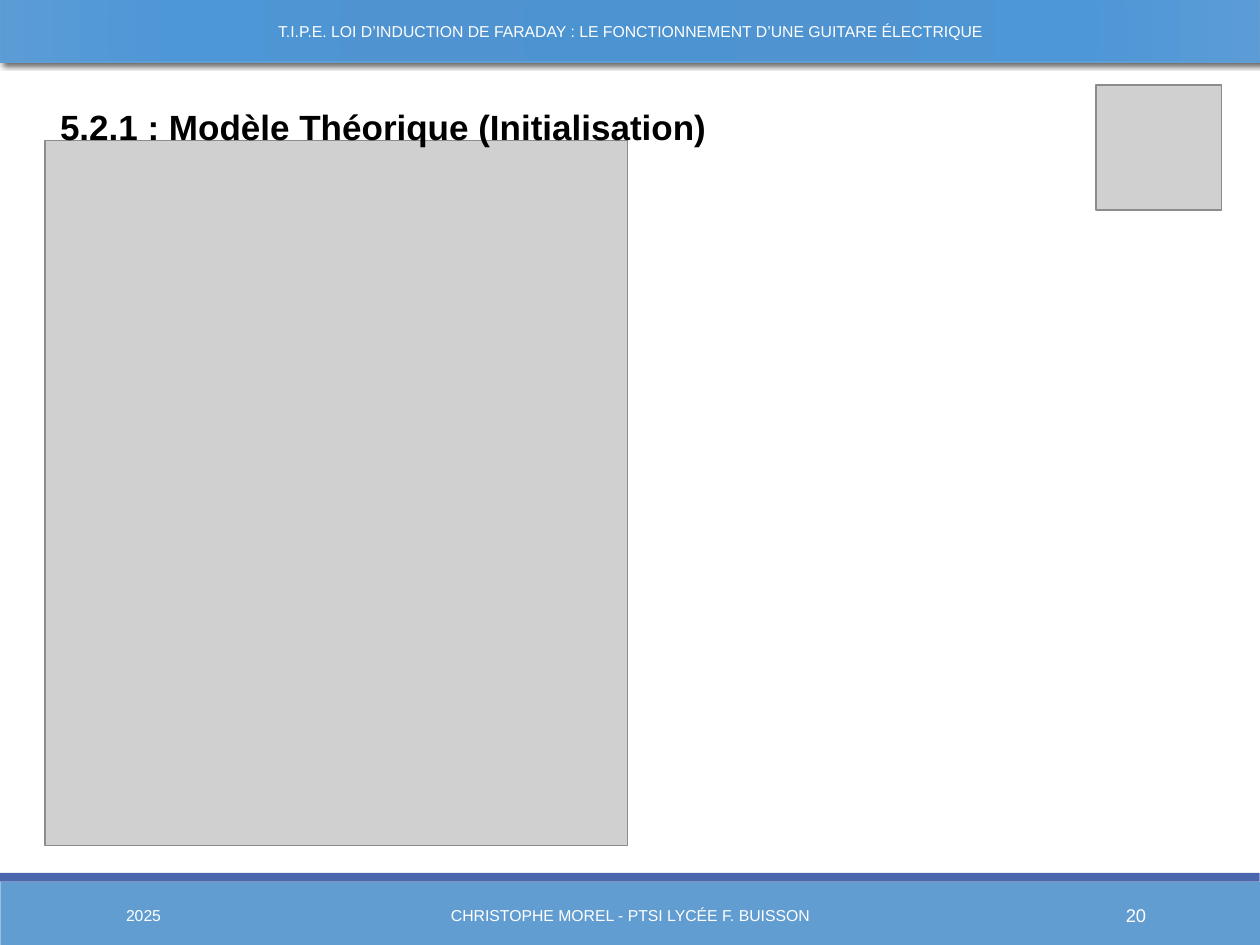
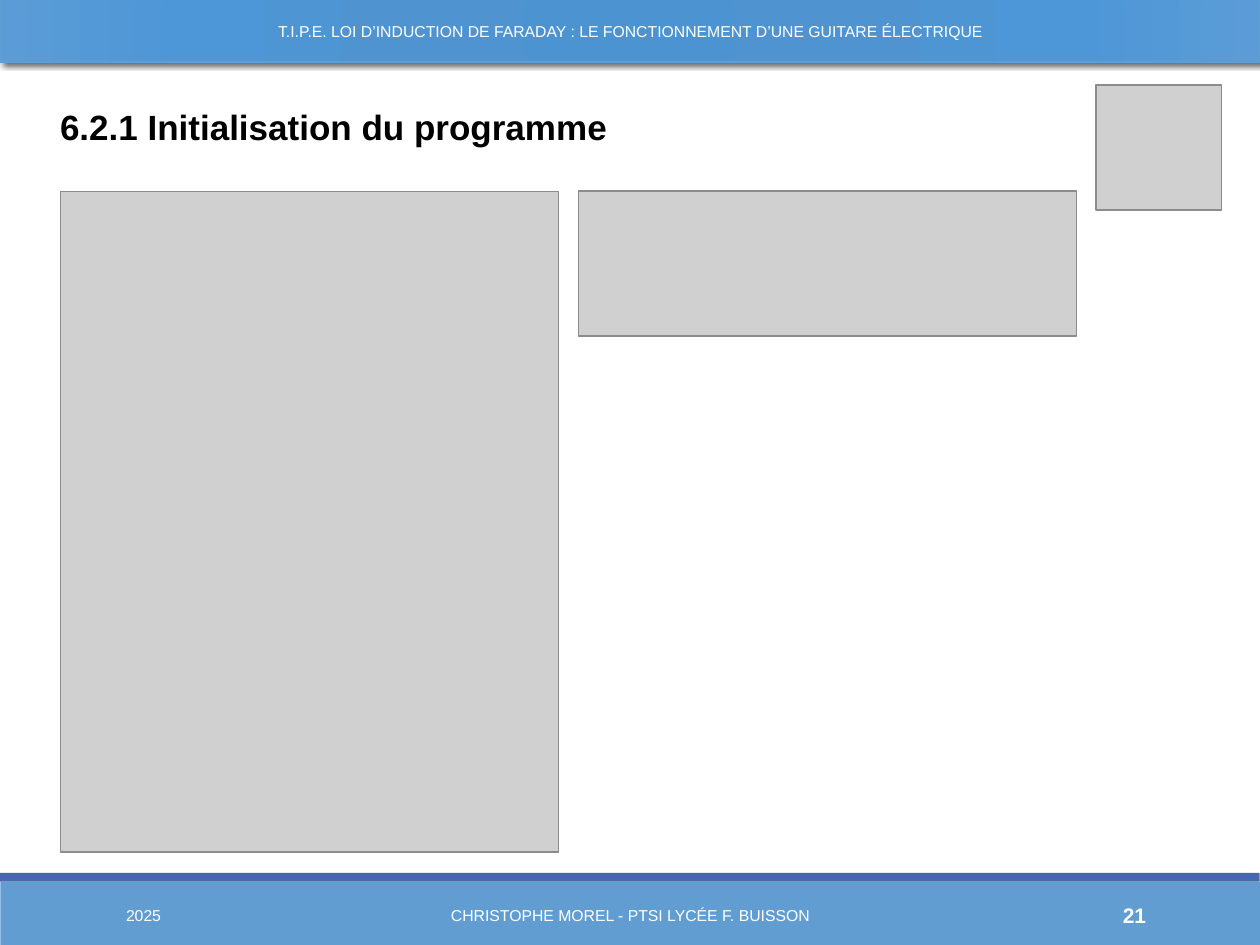
Before and after one commit to Chrismorel7/TIPE---Micro_guitare_elec, a slide deck: slide 21 of Views/Novembre.pptx (slide 20 before the commit). Drawn at 1260x945 pixels with LibreOffice and Linux fonts; fonts in the diff are those of the drawing; grey boxes stand for pictures. Boxes give left, top, right and bottom in pixels: in the first picture for what was removed or moved away, otherwise in the second. Text is boxed around its words. In the diff, an @@ line names an element or a change of style, - is before the commit and + after.

```diff
--- a/Views/Novembre.pptx
+++ b/Views/Novembre.pptx
@@ text at (60, 114, 607, 147): text changed @@
-5.2.1 : Modèle Théorique (Initialisation)
+6.2.1 Initialisation du programme
@@ picture: place and size @@
-picture at (45, 140, 629, 845)
+picture at (60, 192, 559, 852)
@@ picture added at (578, 192, 1077, 336) @@
@@ page number at (1123, 908, 1146, 923): text changed; size 10.5 to 12 pt; bold on @@
-20
+21
```
Also in this commit, not shown: 18 other slides changed, 2 slides added, 1 slide removed, 16 other files.
